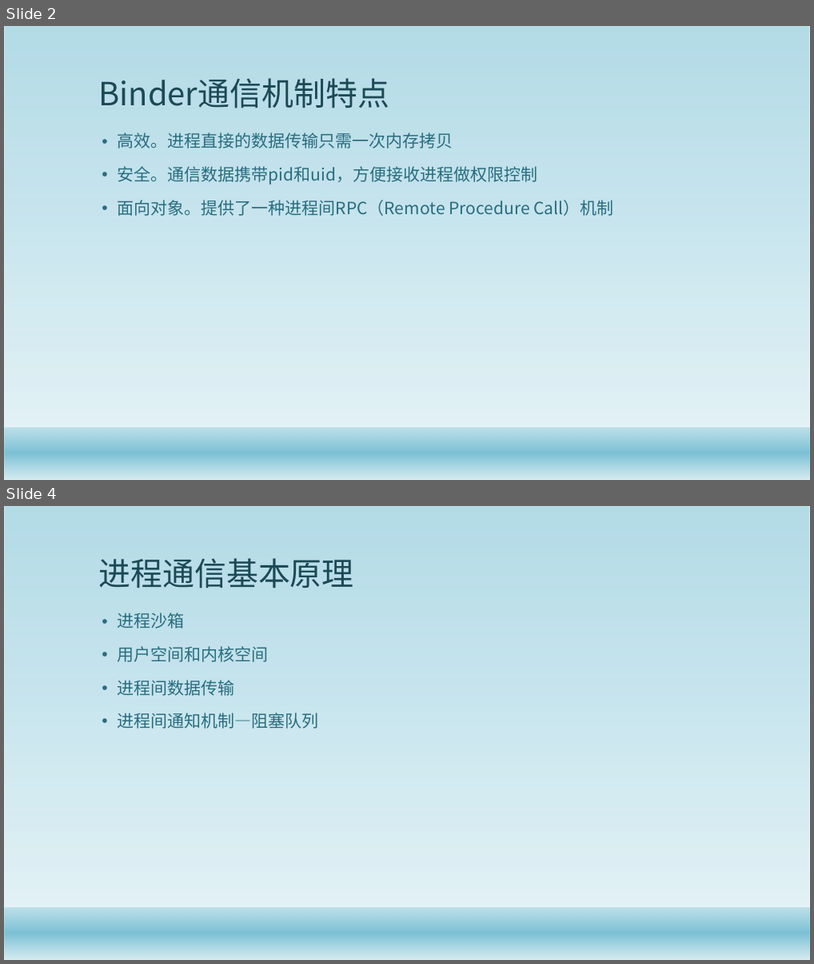
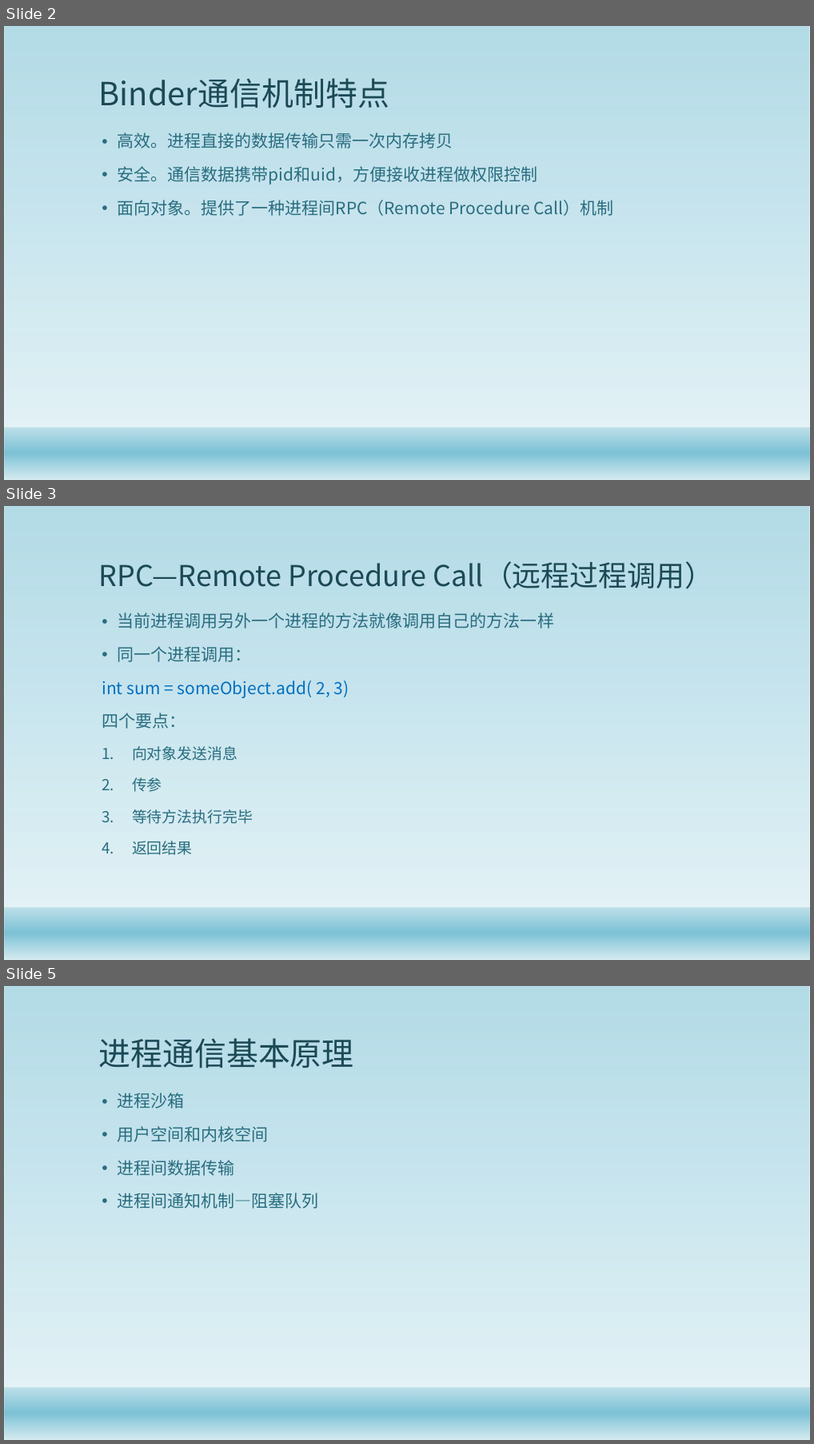
Before and after one commit to gaozhuo/binder-, a slide deck: 技术分享.pptx. Shown one above the other, each under a label of ours: slides 2 and 4 before the commit, slides 2, 3 and 5 after it; the slides between them are not shown. The pictures are 814x964 and 814x1444 pixels, drawn with LibreOffice and Linux fonts; fonts in the diff are those of the drawing; background and template pictures are left out. Boxes give left, top, right and bottom in pixels: in the first picture for what was removed or moved away, otherwise in the second. Text is boxed around its words. In the diff, an @@ line names an element or a change of style, - is before the commit and + after.

```diff
--- a/技术分享.pptx
+++ b/技术分享.pptx
@@ slide 3 added at box(4, 506, 810, 960), background #FFFFFF; not listed: 2 template elements that a slide beside it also shows @@
@@ title added at box(98, 561, 714, 589), 34.2 pt, text #1B4855 @@
+RPC—Remote Procedure Call（远程过程调用）
@@ text added at box(102, 612, 554, 855), 20 pt, text #296D7F @@
+• 当前进程调用另外一个进程的方法就像调用自己的方法一样
+• 同一个进程调用：
+int sum = someObject.add( 2, 3)
+四个要点：
+1. 向对象发送消息
+2. 传参
+3. 等待方法执行完毕
+4. 返回结果
@@ what was slide 4 is now slide 5 @@
```
Also in this commit, not shown: 7 other slides added, 1 slide removed, 2 other files.
